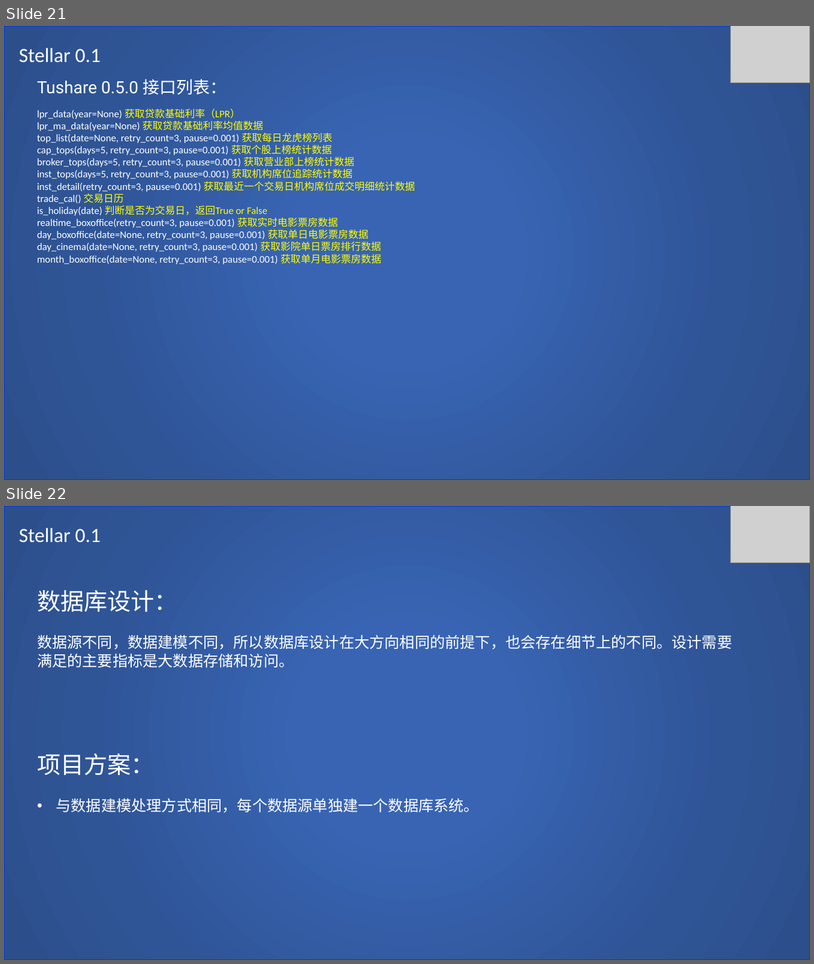
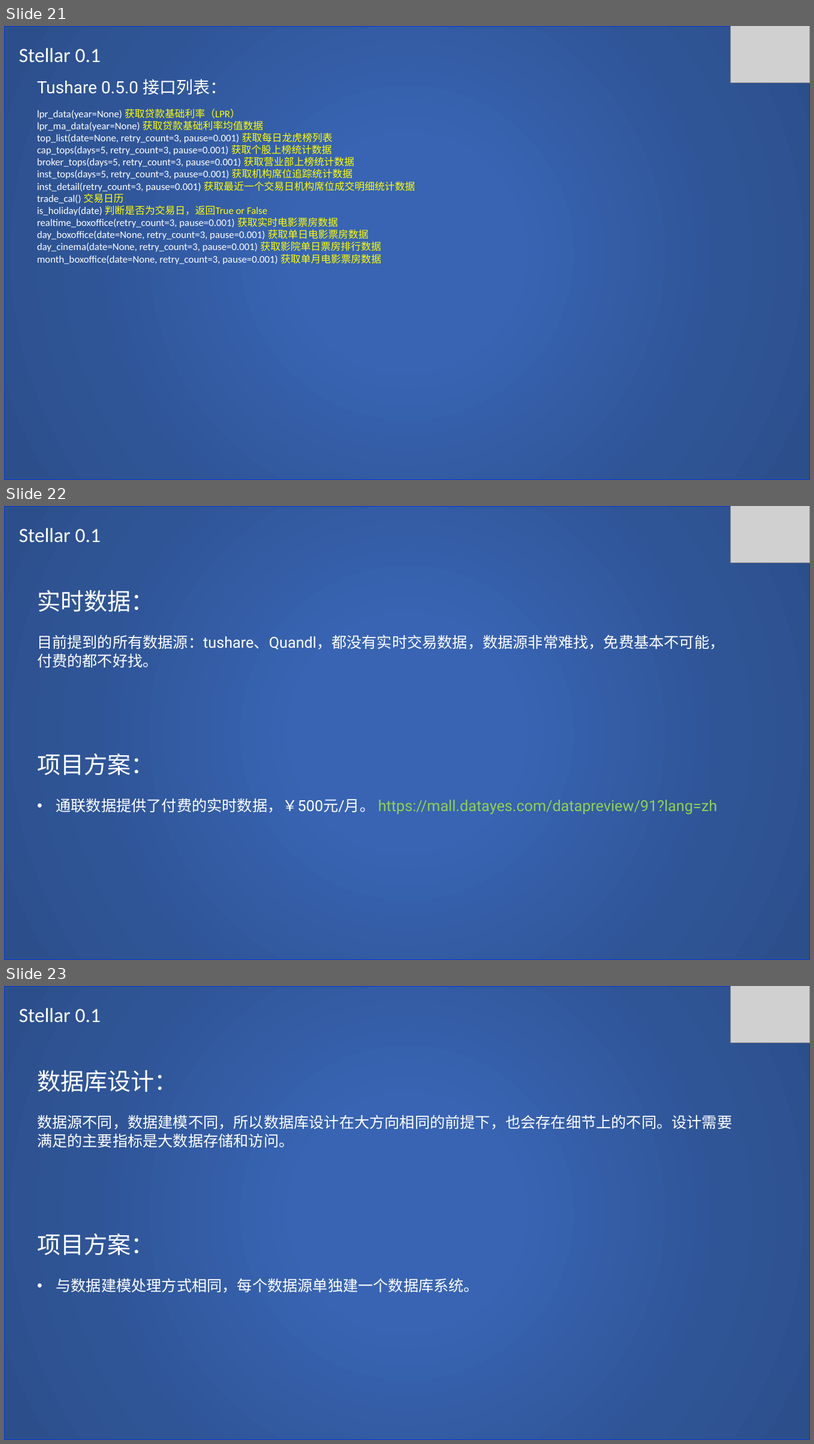
Before and after one commit to SCITLAS/Stellar, a slide deck: Stellar_0.1/documents/design.pptx. Shown one above the other, each under a label of ours: slides 21 and 22 before the commit, slides 21, 22 and 23 after it. The pictures are 814x964 and 814x1444 pixels, drawn with LibreOffice and Linux fonts; fonts in the diff are those of the drawing; grey boxes stand for pictures. Boxes give left, top, right and bottom in pixels: in the first picture for what was removed or moved away, otherwise in the second. Text is boxed around its words. In the diff, an @@ line names an element or a change of style, - is before the commit and + after.

```diff
--- a/Stellar_0.1/documents/design.pptx
+++ b/Stellar_0.1/documents/design.pptx
@@ slide 22 added at <box>4,506,810,960</box>, background #FFFFFF @@
@@ rectangle added at <box>4,506,810,960</box>, fill gradient #3864B3 to #2F5597 to #2C4F8C, outline #0838D5 1 pt @@
@@ picture added at <box>731,506,810,563</box> @@
@@ text added at <box>19,528,101,543</box>, 24 pt, text #FFFFFF @@
+Stellar 0.1
@@ text added at <box>37,590,725,667</box>, 18 pt, text #FFFFFF @@
+实时数据：
+目前提到的所有数据源：tushare、Quandl，都没有实时交易数据，数据源非常难找，免费基本不可能，付费的都不好找。
@@ text added at <box>37,753,717,814</box>, 18 pt, text #92D050 @@
+项目方案：
+• 通联数据提供了付费的实时数据，￥500元/月。 https://mall.datayes.com/datapreview/91?lang=zh
@@ what was slide 22 is now slide 23 @@
```
Also in this commit, not shown: 5 slides changed.
